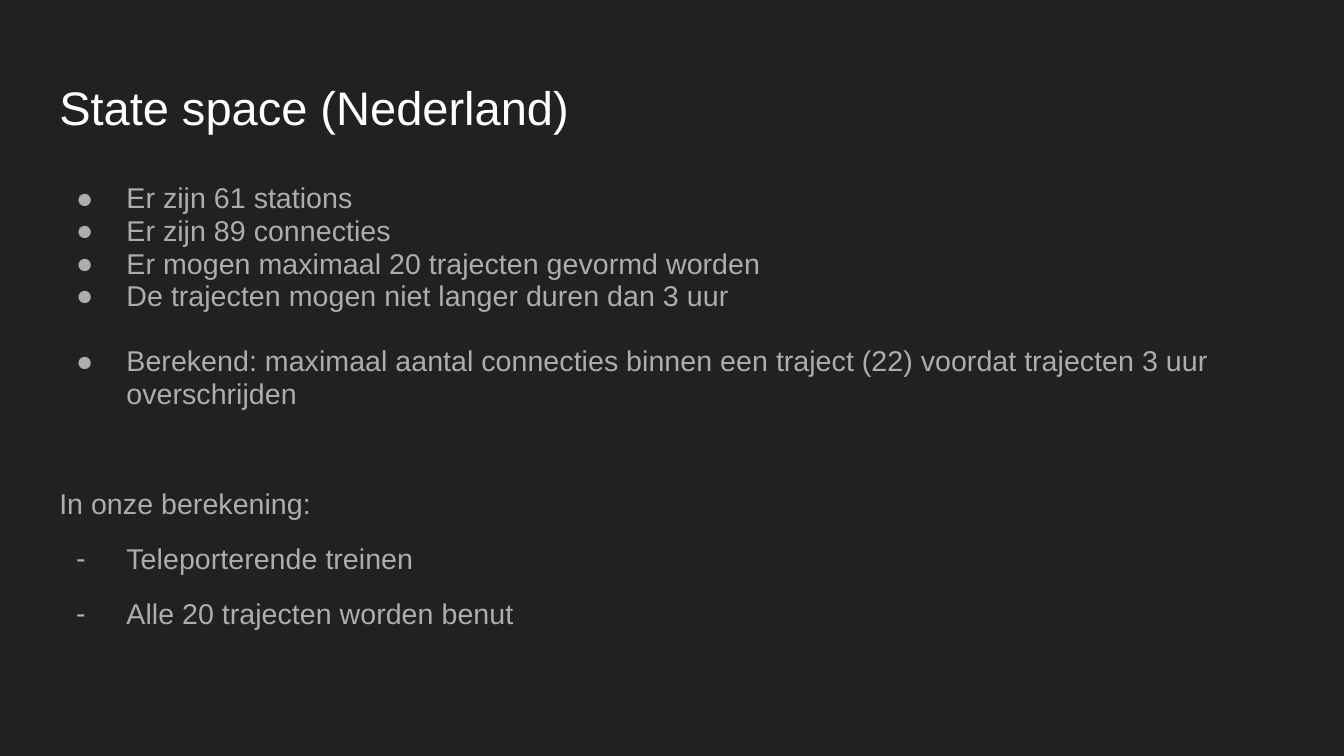
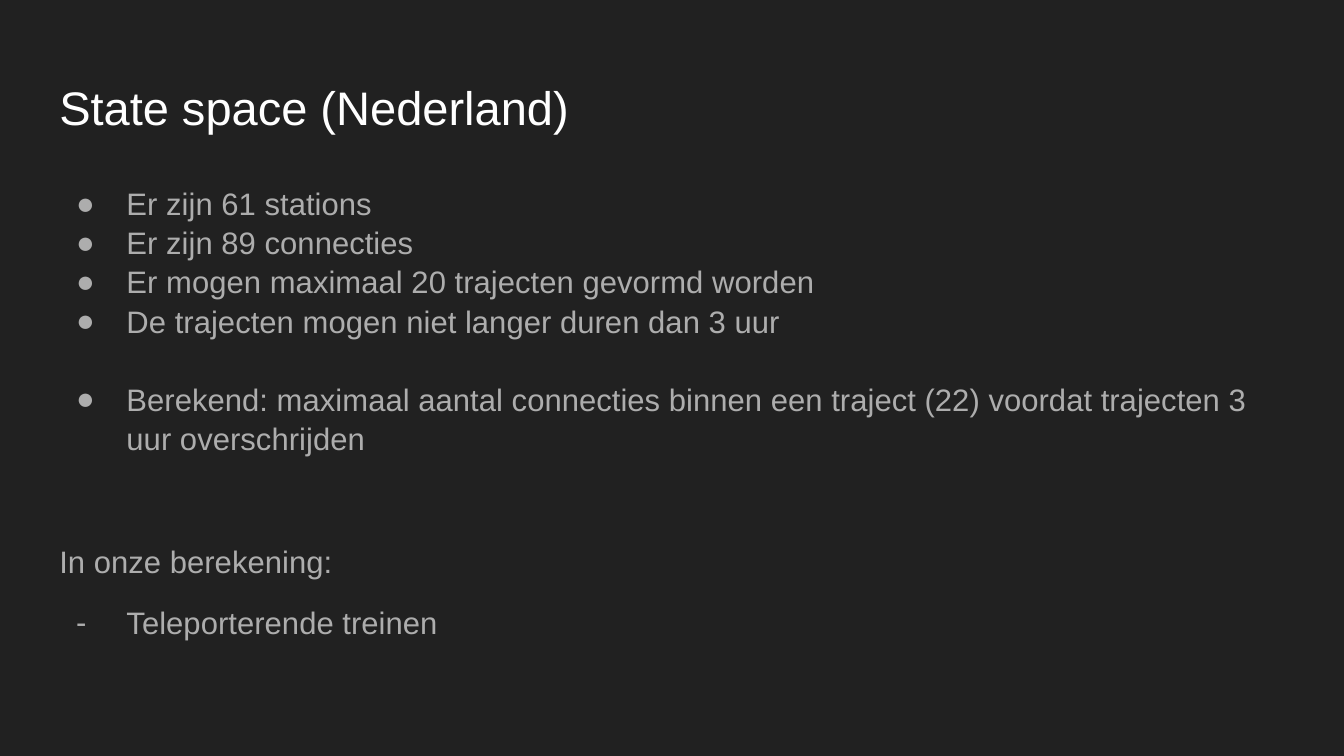
Before and after one commit to maiklarooij/Trainspotters, a slide deck: slide 6 of doc/Presentatie_Trainspotters.pptx (slide 5 before the commit). Drawn at 1344x756 pixels with LibreOffice and Linux fonts; fonts in the diff are those of the drawing. Boxes give left, top, right and bottom in pixels: in the first picture for what was removed or moved away, otherwise in the second. Text is boxed around its words. In the diff, an @@ line names an element or a change of style, - is before the commit and + after.

```diff
--- a/doc/Presentatie_Trainspotters.pptx
+++ b/doc/Presentatie_Trainspotters.pptx
@@ text "Er zijn 61 stations" at (x1=59, y1=192, x2=1246, y2=641): size 15.3 to 16.6 pt; line spacing 0.95 to 1.05 @@
@@ text at (x1=126, y1=603, x2=514, y2=629): paragraph removed @@
-– Alle 20 trajecten worden benut
```
Also in this commit, not shown: 5 other slides changed, 1 slide added, 5 other files.
